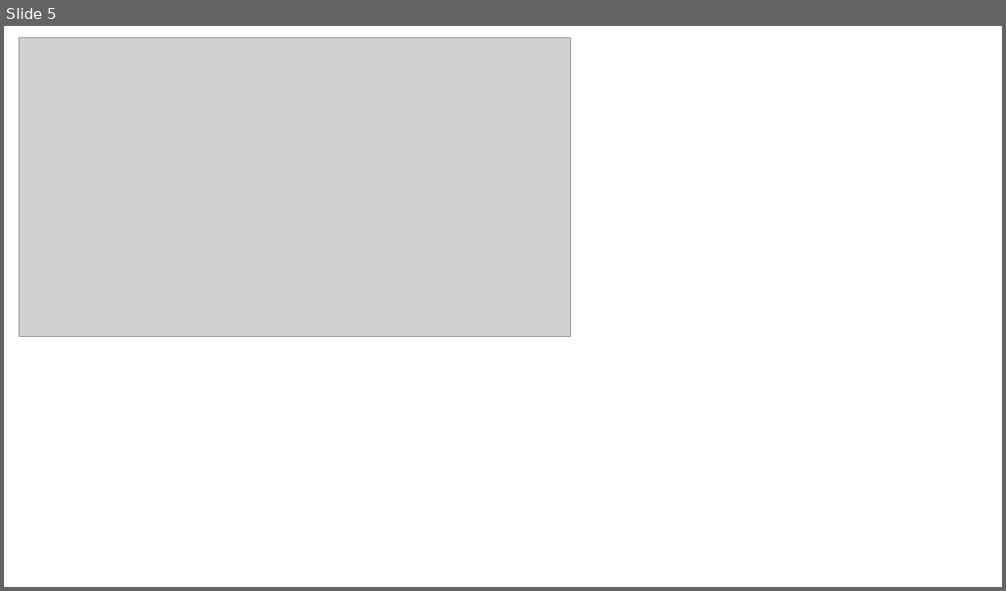
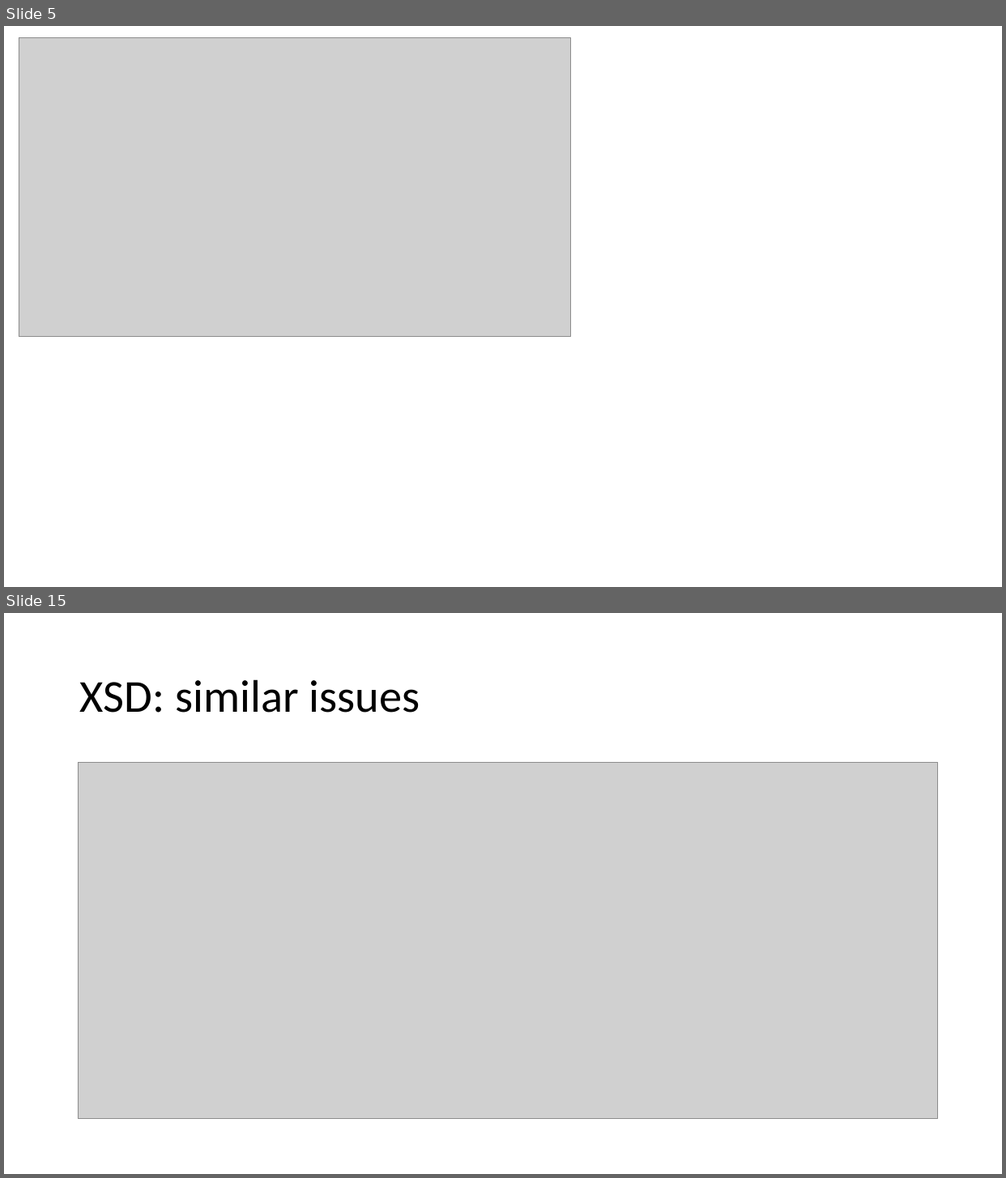
Before and after one commit to ezeh2/DotNetDemos, a slide deck: QuoteWindowsApplication/XmlExternalEntity.pptx. Shown one above the other, each under a label of ours: slide 5 before the commit, slides 5 and 15 after it; the slides between them are not shown. The pictures are 1006x591 and 1006x1178 pixels, drawn with LibreOffice and Linux fonts; fonts in the diff are those of the drawing; grey boxes stand for pictures. Boxes give left, top, right and bottom in pixels: in the first picture for what was removed or moved away, otherwise in the second. Text is boxed around its words. In the diff, an @@ line names an element or a change of style, - is before the commit and + after.

```diff
--- a/QuoteWindowsApplication/XmlExternalEntity.pptx
+++ b/QuoteWindowsApplication/XmlExternalEntity.pptx
@@ slide 15 added at <box>4,613,1002,1174</box>, background #FFFFFF @@
@@ title added at <box>80,679,420,713</box>, 44 pt, text #000000 @@
+XSD: similar issues
@@ picture added at <box>78,763,938,1119</box> @@
```
Also in this commit, not shown: 4 other slides added, 1 slide removed, 2 other files.
